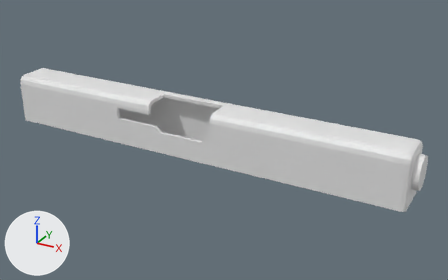
Before and after pictures for a commit that changed the Blender file Assets/Models/glock.blend.
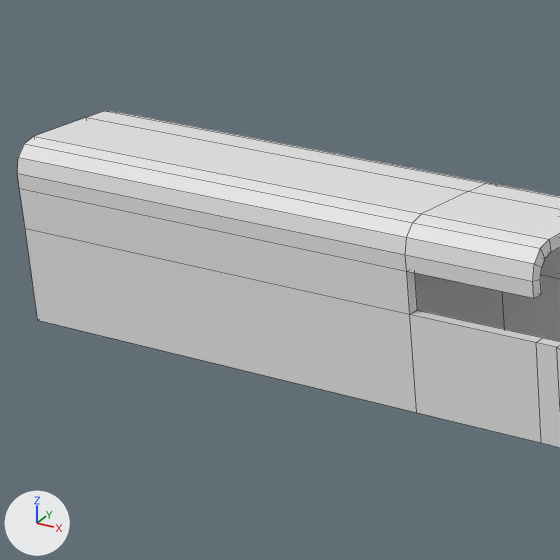
Each version is shown whole from a camera (50 mm lens) standing at (3.19, -4.77, 6.23) and looking at (0.53, 0.08, 3.81), then close up on the part from 4% to 35% of the width and 15% to 64% of the height. The axes (+X, +Y, +Z) are drawn at lower left. The lights are the same throughout. The close-ups show mesh edges as thin lines.
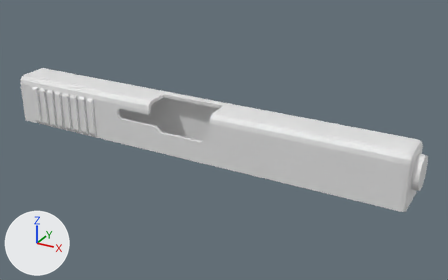
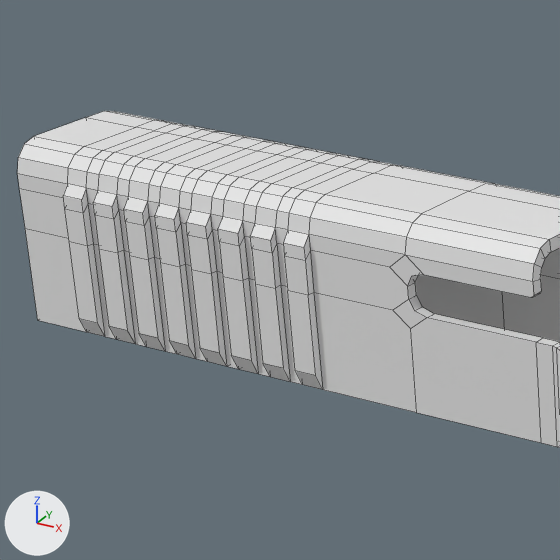
Commit message: upd glock model

The change, as a diff of the scene's bpy script:
```diff
--- a/Assets/Models/glock.blend.py
+++ b/Assets/Models/glock.blend.py
@@ me_cube_001 @@
 # used by ob_cube; location = (2.065, 0.0, 3.908); scale = (0.307, 0.208, 0.233)
-me_cube_001.from_pydata(...)  # 276 vertices, 270 faces; spans x -12.7..0.98, y -1.0..1.0, z -1.07..1.12
+me_cube_001.from_pydata(...)  # 951 vertices, 924 faces; spans x -12.7..0.98, y -1.1..1.1, z -1.07..1.12
+# me_cube_001 part 1: 2 vertices moved from x -7.21, y -1.0..-0.85, z 0.58 to x -7.21, y -1.0..-0.85, z 0.6; 16 vertices removed from x -8.45..-4.99, y -1.0..0.3, z -0.14..1.12; 691 vertices added at x -12.11..-4.9, y -1.1..1.1, z -1.07..1.12
```

Changed parts and their boxes [x1, y1, x2, y2] in the close-ups (560 x 560 px):
part 1 of me_cube_001, built on
    before: [59, 183, 560, 447]
    after: [59, 118, 560, 447]
